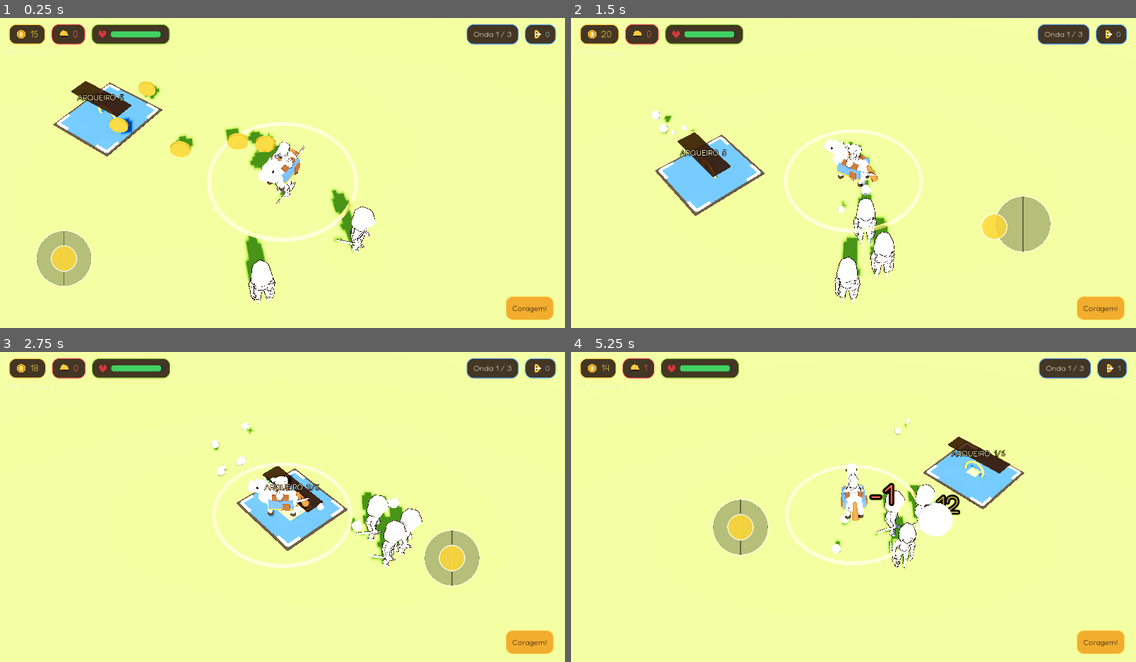
Above: before the commit, frames 1-4 (two rows, left to right).
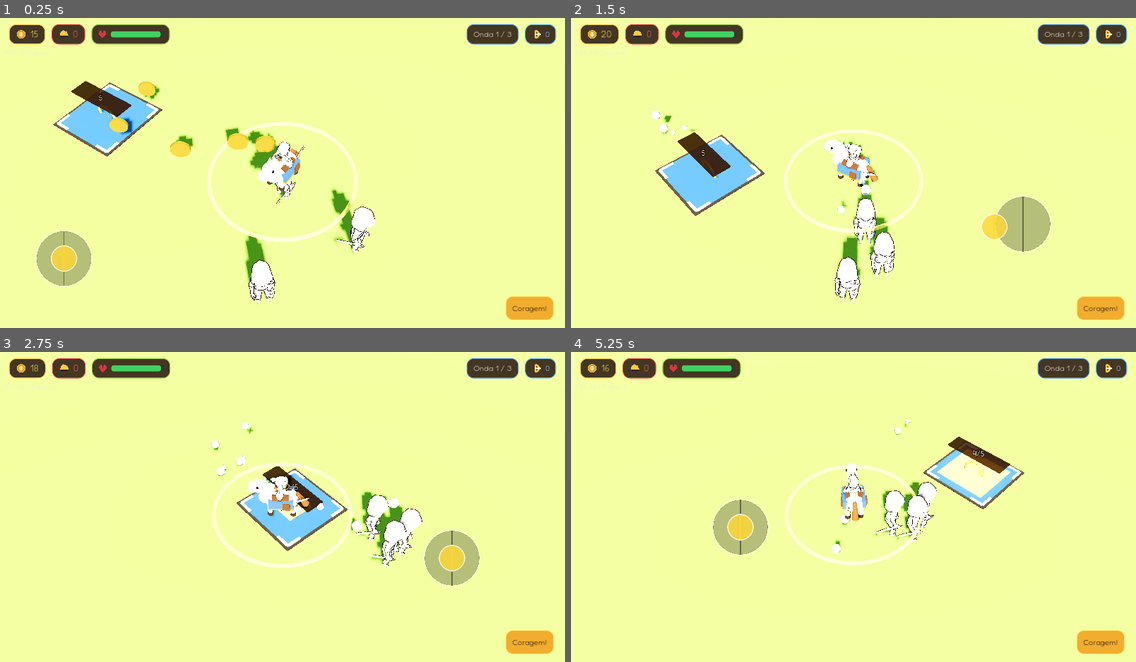
Above: after the commit, the same moments.

Repository: JonathasHenrique/reino-pequenino
Game: Godot game, scene res://scenes/stages/StageCoreTest.tscn
The game is run twice, just before and just after one commit, with the same random seed, the same clock (stepped at 60 frames per second) and the same inputs. This scene is started directly instead of the project's main scene.
Inputs (mouse positions are in pixels of both pictures, inside the frame that each line leads up to):
- Up to frame 1 (0.25 s): no input
- Up to frame 2 (1.5 s): move the mouse to (825, 241) at 0.52 s; hold Up (ui_up) 0.53-1.25 s; click (825, 241) at 0.67 s; tap Space at 0.77 s; drag from (1023, 225) to (825, 241) at 1.27 s
- Up to frame 3 (2.75 s): move the mouse to (113, 463) at 2.02 s; hold Left (ui_left) from 2.03 s (still down)
- Up to frame 4 (5.25 s): release Left (ui_left) at 2.75 s; drag from (881, 510) to (684, 463) at 2.77 s; move the mouse to (768, 432) at 3.52 s; hold Down (ui_down) 3.53-4.25 s; tap Space at 3.77 s; drag from (977, 494) to (768, 432) at 4.27 s; move the mouse to (740, 525) at 5.02 s; hold Up (ui_up) from 5.03 s (still down); click (740, 525) at 5.17 s

The runs differ from the first frame. In frame 1, 0.1% of the frame differs, in the area x 13-22%, y 24-27%; in frame 2, 0.1%; in frame 3, 0.1%; in frame 4, 3.0%, in the area x 6-98%, y 2-70%.

Commit message:
fix: simplificar pads e limitar area de compra

Diff:
--- a/scenes/entities/PurchasePad.tscn
+++ b/scenes/entities/PurchasePad.tscn
@@ -3,7 +3,7 @@
 [ext_resource type="Script" path="res://scripts/entities/PurchasePad.gd" id="1_pad"]
 
 [sub_resource type="BoxShape3D" id="BoxShape3D_pad"]
-size = Vector3(3.2, 0.8, 3.2)
+size = Vector3(2.6, 0.8, 2.6)
 
 [sub_resource type="BoxMesh" id="BoxMesh_rim"]
 size = Vector3(3.2, 0.04, 3.2)
@@ -180,7 +180,7 @@
 transform = Transform3D(1, 0, 0, 0, 1, 0, 0, 0, 1, 0, 1.12, 0)
 billboard = 1
 double_sided = false
-text = "🏹 🪙 5"
+text = "5"
 font_size = 30
 outline_size = 8
 outline_modulate = Color(0.07, 0.04, 0.025, 1)
--- a/scripts/entities/PurchasePad.gd
+++ b/scripts/entities/PurchasePad.gd
@@ -133,9 +133,8 @@
 func _update_ui() -> void:
 	if not cost_label_3d:
 		return
-	var type_icon := _get_pad_label()
 	if tutorial_locked:
-		cost_label_3d.text = "%s  %d" % [type_icon, current_cost]
+		cost_label_3d.text = str(current_cost)
 		cost_label_3d.modulate = Color(0.62, 0.66, 0.70, 0.92)
 		if fill_mesh:
 			fill_mesh.scale.x = 0.01
@@ -143,7 +142,7 @@
 		return
 
 	if is_locked:
-		cost_label_3d.text = "%s  MÁXIMO" % type_icon
+		cost_label_3d.text = "MAX"
 		cost_label_3d.modulate = Color(0.55, 1.0, 0.55)
 		if fill_mesh:
 			fill_mesh.scale.x = 1.0
@@ -152,18 +151,15 @@
 
 	if is_repair_mode:
 		if current_paid > 0:
-			cost_label_3d.text = "FERRARIA  %d/%d" % [current_paid, current_cost]
+			cost_label_3d.text = "%d/%d" % [current_paid, current_cost]
 		else:
-			cost_label_3d.text = "FERRARIA  %d" % current_cost
+			cost_label_3d.text = str(current_cost)
 		cost_label_3d.modulate = Color(1.0, 0.85, 0.3)
 	else:
 		if current_paid > 0:
-			cost_label_3d.text = "%s  %d/%d" % [type_icon, current_paid, current_cost]
+			cost_label_3d.text = "%d/%d" % [current_paid, current_cost]
 		else:
-			if max_items > 0:
-				cost_label_3d.text = "%s  %d (%d/%d)" % [type_icon, current_cost, current_items, max_items]
-			else:
-				cost_label_3d.text = "%s  %d" % [type_icon, current_cost]
+			cost_label_3d.text = str(current_cost)
 
 		var needed = current_cost - current_paid
 		var can_afford = GameState.stage_coins >= needed
@@ -179,18 +175,6 @@
 		fill_mesh.scale.x = clampf(ratio, 0.01, 1.0)
 		fill_mesh.scale.z = clampf(ratio, 0.01, 1.0)
 
-func _get_pad_label() -> String:
-	match pad_type:
-		"build_tower":
-			return "TORRE"
-		"build_palisade":
-			return "PALIÇADA"
-		"build_barracks":
-			return "QUARTEL"
-		"build_forge":
-			return "FERRARIA"
-	return "ARQUEIRO"
-
 func _on_body_entered(body: Node3D) -> void:
 	if body == GameState.king_node or body.is_in_group("king"):
 		is_king_present = true
